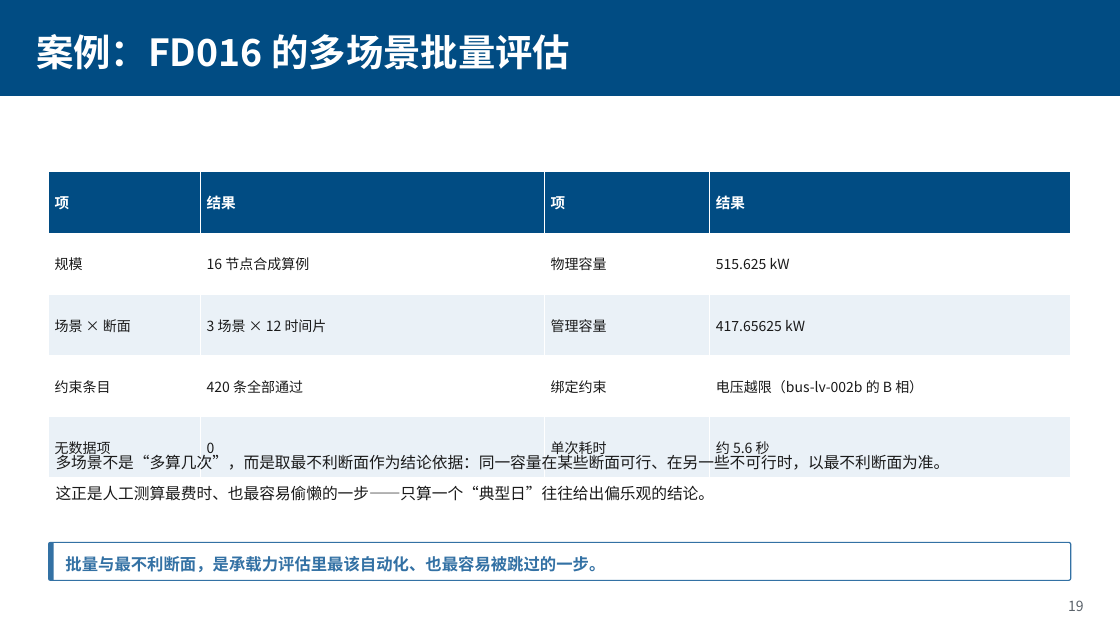
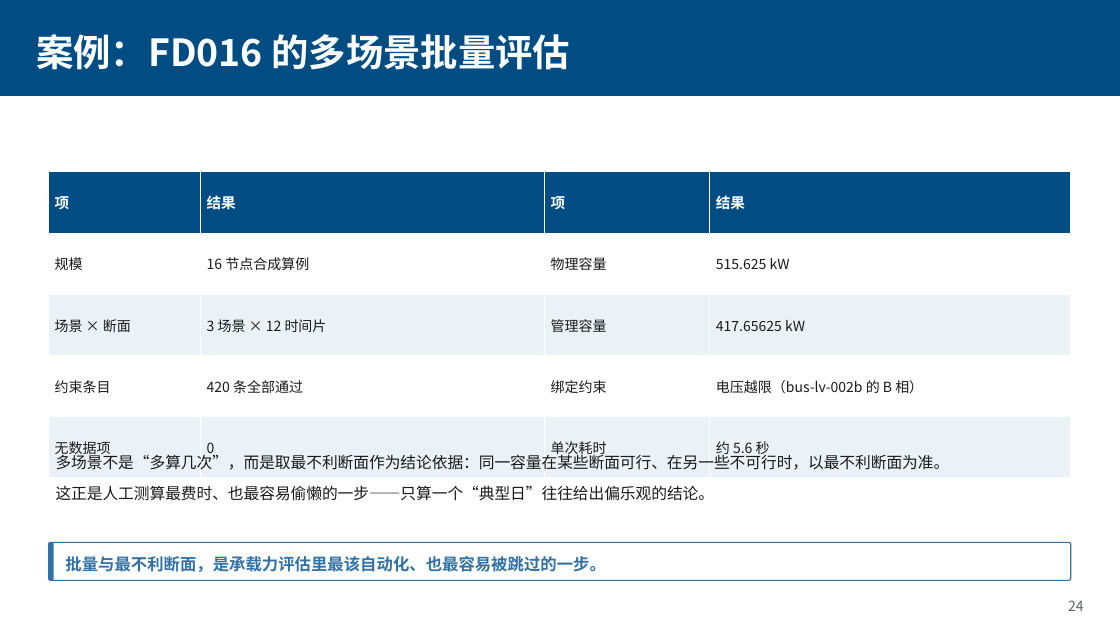
Before and after one commit to Coba1t-4U/hc-capacity-agent, a slide deck: slide 24 of docs/配网承载力智能体.pptx (slide 19 before the commit). Drawn at 1120x630 pixels with LibreOffice and Linux fonts; fonts in the diff are those of the drawing. Boxes give left, top, right and bottom in pixels: in the first picture for what was removed or moved away, otherwise in the second. Text is boxed around its words. In the diff, an @@ line names an element or a change of style, - is before the commit and + after.

```diff
--- a/docs/配网承载力智能体.pptx
+++ b/docs/配网承载力智能体.pptx
@@ text at bbox=[1068, 600, 1084, 611]: text changed @@
-19
+24
```
Also in this commit, not shown: 11 other slides changed, 6 slides added, 4 other files.
